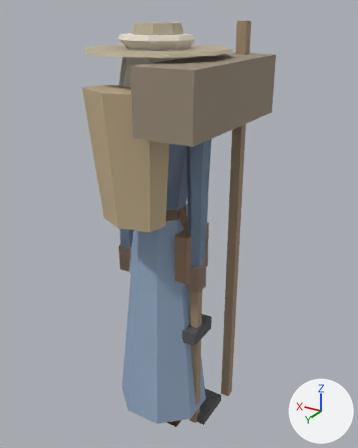
A saved change to the glTF model game/assets/modelle/figur_elb.glb.
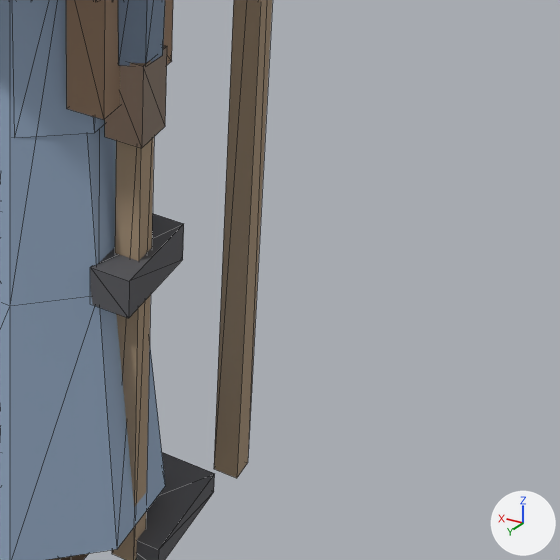
Each version is shown whole from a 50 mm lens placed at (-1.138, 1.735, 1.988), pointed at (-0.074, -0.039, 1.101), then close up on the part from 43% to 92% of the width and 55% to 94% of the height. Arrows for +X, +Y and +Z are at lower right; the lights stay in place. The last two pictures show the newer version. The close-ups show mesh edges as thin lines.

The older version as bpy lines, for what is in view:
```python
me_koerper_mann = bpy.data.meshes.new('Koerper_Mann')
me_koerper_mann.from_pydata(...)  # 276 vertices, 348 faces; spans x -0.24..0.24, y -0.19..0.14, z 0.0..1.91
me_koerper_mann.materials.append(mat_figur)
me_stab = bpy.data.meshes.new('Stab')
me_stab.from_pydata(...)  # 8 vertices, 10 faces; spans x -0.25..-0.21, y -0.32..-0.28, z 0.0..1.95
me_stab.materials.append(mat_figur)
me_tasche = bpy.data.meshes.new('Tasche')
me_tasche.from_pydata(...)  # 16 vertices, 20 faces; spans x -0.184..0.175, y -0.12..0.08, z 0.88..1.588
me_tasche.materials.append(mat_figur)
ob_koerper_mann = bpy.data.objects.new('Koerper_Mann', me_koerper_mann)
ob_koerper_mann.location = (0.0, 0.0, 0.0)
ob_stab = bpy.data.objects.new('Stab', me_stab)
ob_stab.location = (0.0, 0.0, 0.0)
ob_tasche = bpy.data.objects.new('Tasche', me_tasche)
ob_tasche.location = (0.0, 0.0, 0.0)
# also in view: 'Hacke' at (-0.19, -0.085, 0.503); 'Hammer' at (-0.19, -0.015, 0.751); 'Koerper_Frau' at (0.0, 0.0, 0.953)
```
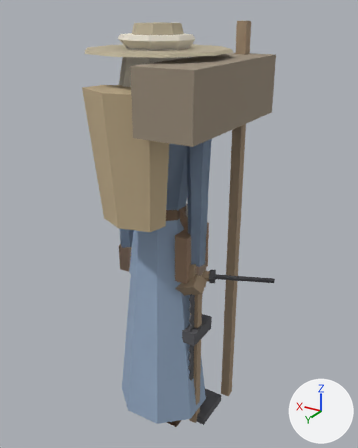
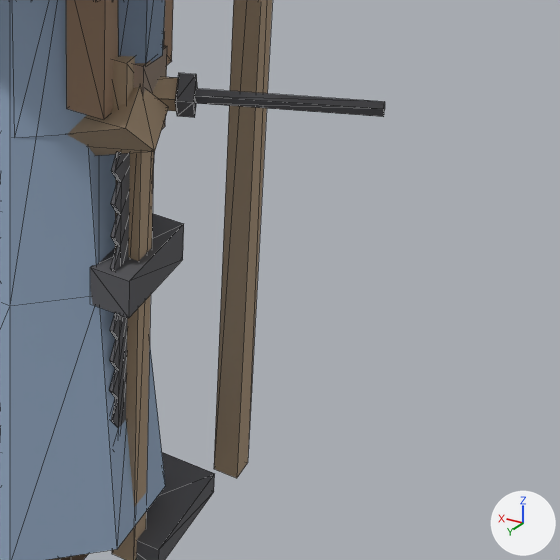
What changed in the scene script:
```text
Add me_saege:
    me_saege.from_pydata(...)  # 54 vertices, 100 faces; spans x -0.205..-0.175, y -0.06..0.063, z 0.268..0.963
    me_saege.materials.append(mat_figur)
Add me_hobel:
    me_hobel.from_pydata(...)  # 32 vertices, 48 faces; spans x -0.25..0.02, y -0.05..0.089, z 0.729..0.922
    me_hobel.materials.append(mat_figur)
Add me_drechseleisen:
    me_drechseleisen.from_pydata(...)  # 24 vertices, 36 faces; spans x -0.517..-0.06, y -0.135..0.069, z 0.857..0.92
    me_drechseleisen.materials.append(mat_figur)
Add ob_saege:
    ob_saege = bpy.data.objects.new('Saege', me_saege)
    ob_saege.location = (0.0, 0.0, 0.0)
Add ob_hobel:
    ob_hobel = bpy.data.objects.new('Hobel', me_hobel)
    ob_hobel.location = (0.0, 0.0, 0.0)
Add ob_drechseleisen:
    ob_drechseleisen = bpy.data.objects.new('Drechseleisen', me_drechseleisen)
    ob_drechseleisen.location = (0.0, 0.0, 0.0)
```

Pixel boxes [x1, y1, x2, y2] of what changed, in the close-ups (560 x 560 px):
'Drechseleisen', added: after [152, 73, 385, 118]
'Saege', added: after [109, 32, 165, 429]
'Hobel', added (brown): after [67, 87, 169, 156]
